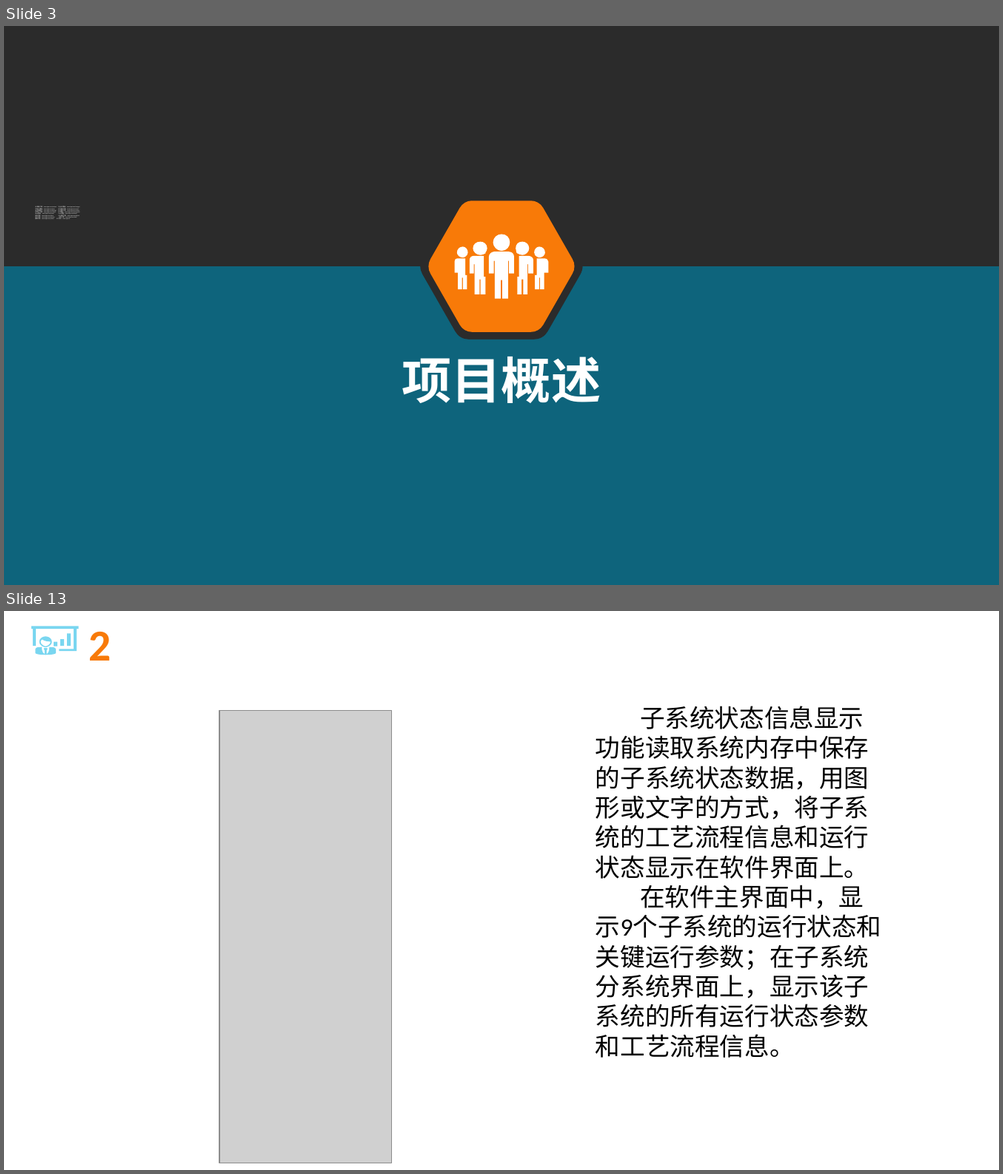
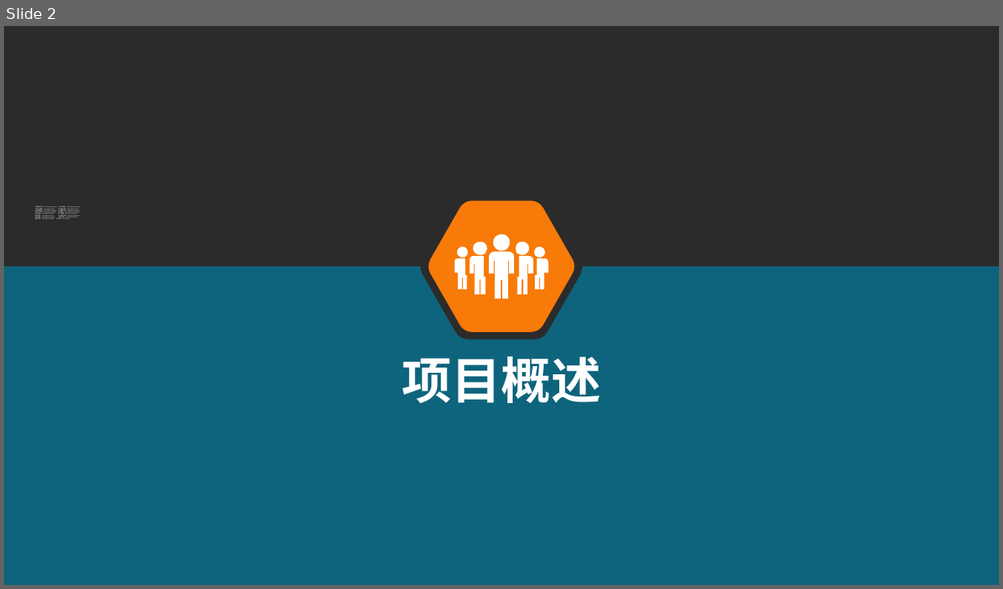
Before and after one commit to xiechongzhu/RadiationSystem, a slide deck: 项目文档/需求/辐射防护数据集成与监控系统软件需求分析报告.pptx. Shown one above the other, each under a label of ours: slides 3 and 13 before the commit, slide 2 after it; the slides between them are not shown. The pictures are 1003x1174 and 1003x589 pixels, drawn with LibreOffice and Linux fonts; fonts in the diff are those of the drawing; grey boxes stand for pictures; background and template pictures are left out; a plain dark background stands for a picture behind light text. Boxes give left, top, right and bottom in pixels: in the first picture for what was removed or moved away, otherwise in the second. Text is boxed around its words. In the diff, an @@ line names an element or a change of style, - is before the commit and + after.

```diff
--- a/项目文档/需求/辐射防护数据集成与监控系统软件需求分析报告.pptx
+++ b/项目文档/需求/辐射防护数据集成与监控系统软件需求分析报告.pptx
@@ slide 13 removed at (4, 611, 999, 1170), background picture (left out) @@
@@ freeform shape removed at (32, 626, 79, 655) @@
@@ title removed at (88, 632, 863, 729) @@
-2-3 系统状态监测-子系统状态信息显示
@@ picture removed at (220, 710, 392, 1163) @@
@@ text removed at (595, 735, 882, 1058) @@
-子系统状态信息显示功能读取系统内存中保存的子系统状态数据，用图形或文字的方式，将子系统的工艺流程信息和运行状态显示在软件界面上。
-在软件主界面中，显示9个子系统的运行状态和关键运行参数；在子系统分系统界面上，显示该子系统的所有运行状态参数和工艺流程信息。
@@ what was slide 3 is now slide 2 @@
```
Also in this commit, not shown: 4 slides changed, 17 slides added, 28 other slides removed, 15 other files.
